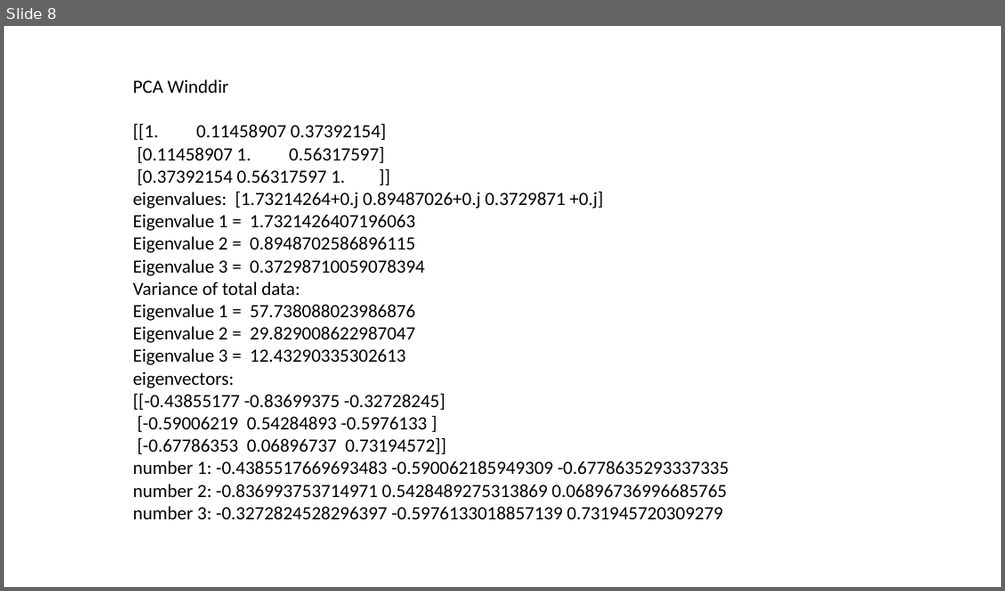
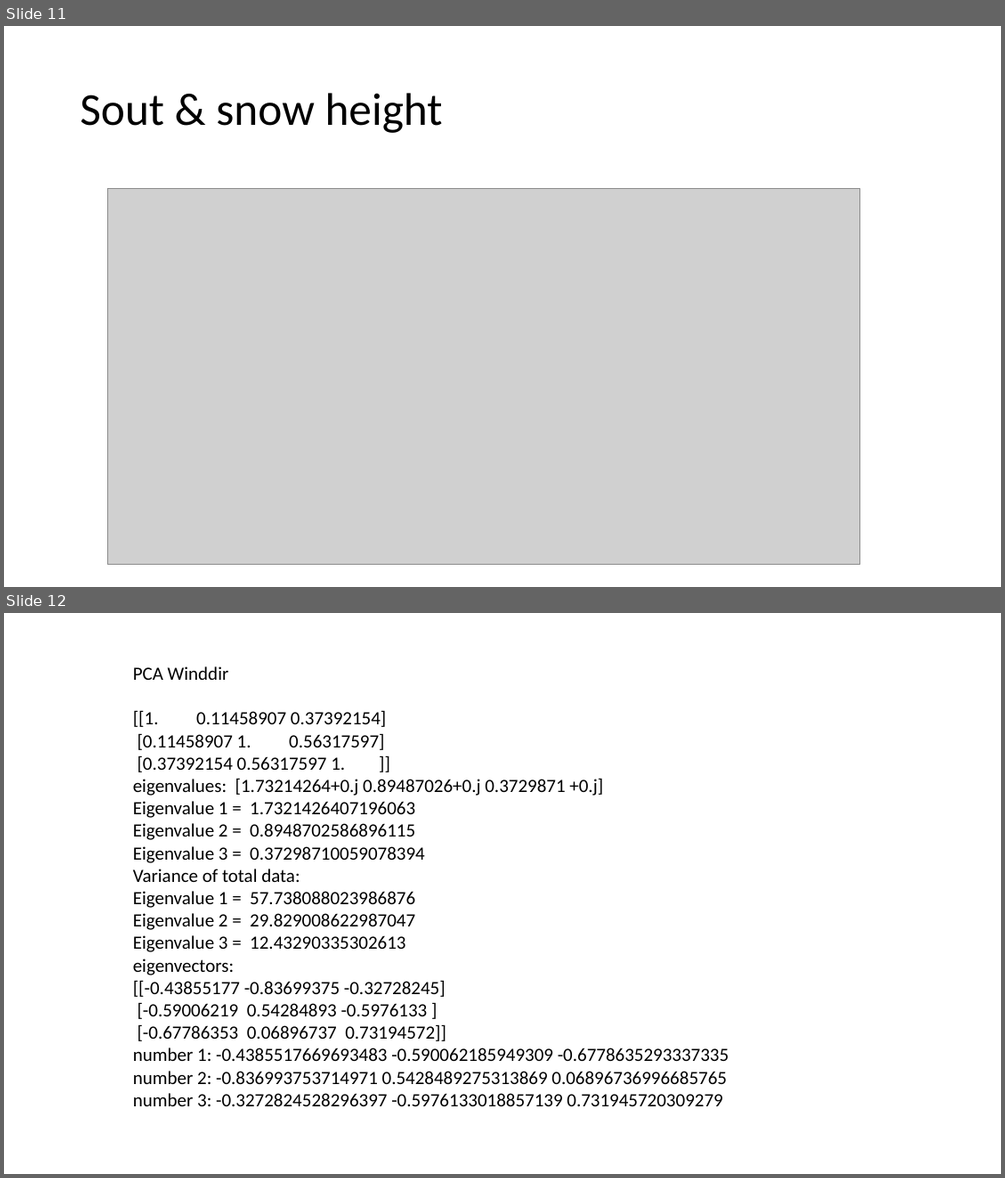
Before and after one commit to IsoldeGlissenaar/MAIO_project, a slide deck: presentatie/plaatjes.pptx. Shown one above the other, each under a label of ours: slide 8 before the commit, slides 11 and 12 after it. The pictures are 1005x591 and 1005x1178 pixels, drawn with LibreOffice and Linux fonts; fonts in the diff are those of the drawing; grey boxes stand for pictures. Boxes give left, top, right and bottom in pixels: in the first picture for what was removed or moved away, otherwise in the second. Text is boxed around its words. In the diff, an @@ line names an element or a change of style, - is before the commit and + after.

```diff
--- a/presentatie/plaatjes.pptx
+++ b/presentatie/plaatjes.pptx
@@ slide 11 added at box(4, 26, 1001, 587), background #FFFFFF @@
@@ title added at box(80, 93, 443, 133), 44 pt, text #000000 @@
+Sout & snow height
@@ picture added at box(108, 189, 859, 564) @@
@@ what was slide 8 is now slide 12 @@
```
Also in this commit, not shown: 3 other slides added, 4 other files.
